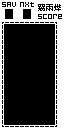
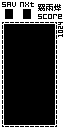
Two versions of the same layered image (64 x 128). Layer-by-layer changes:
hid "图层 2" over (58, 22, 63, 37)
